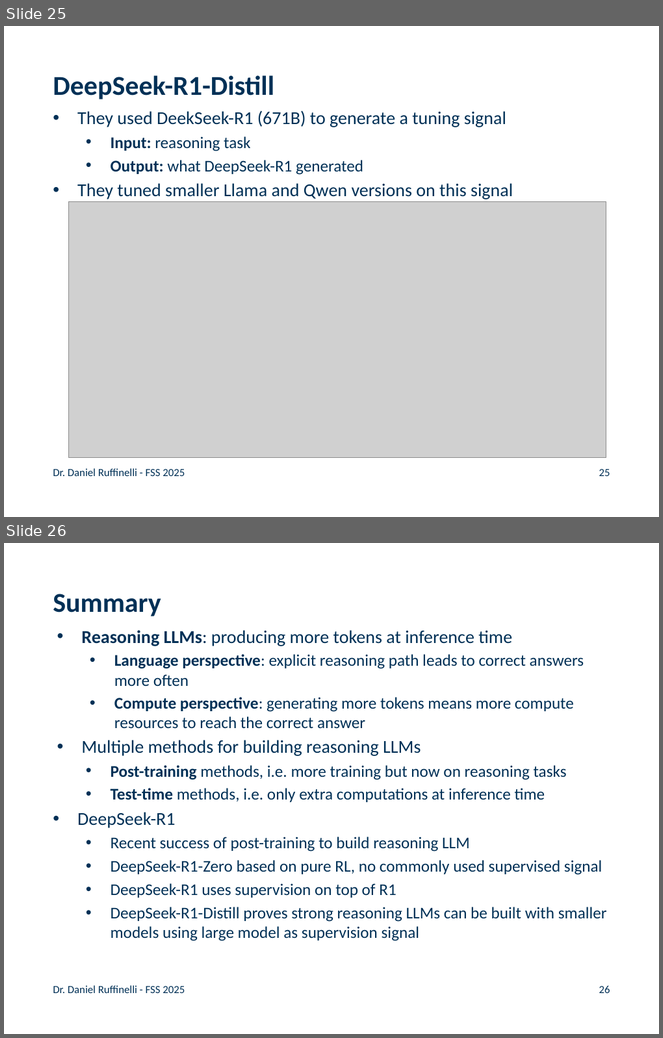
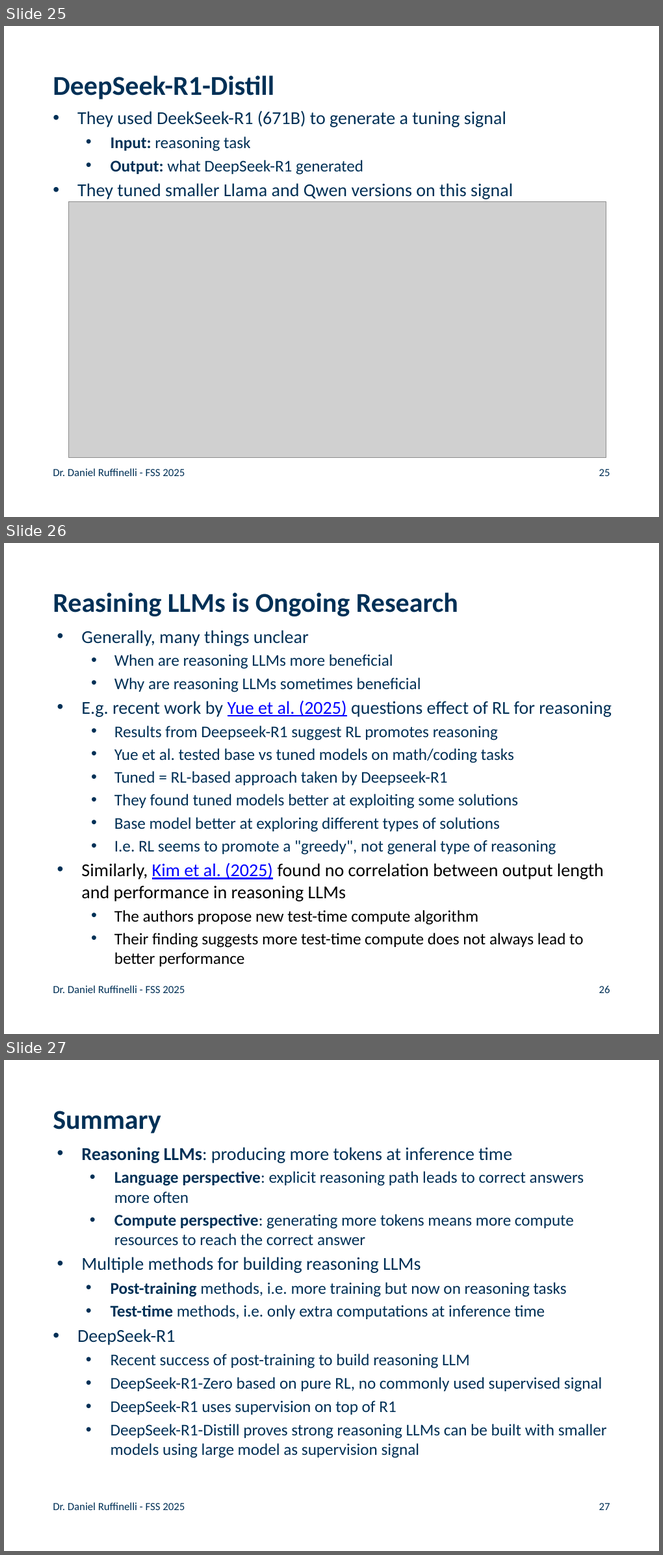
Before and after one commit to rufex2001/teaching_llms, a slide deck: lectures/11_reasoning_llms/11_reasoning_llms.pptx. Shown one above the other, each under a label of ours: slides 25 and 26 before the commit, slides 25, 26 and 27 after it. The pictures are 663x1038 and 663x1555 pixels, drawn with LibreOffice and Linux fonts; fonts in the diff are those of the drawing; grey boxes stand for pictures; background and template pictures are left out. Boxes give left, top, right and bottom in pixels: in the first picture for what was removed or moved away, otherwise in the second. Text is boxed around its words. In the diff, an @@ line names an element or a change of style, - is before the commit and + after.

Commit message:
updated reasoning llms lecture

```diff
--- a/lectures/11_reasoning_llms/11_reasoning_llms.pptx
+++ b/lectures/11_reasoning_llms/11_reasoning_llms.pptx
@@ slide 26 added at bbox=[4, 543, 659, 1034], background #FFFFFF @@
@@ title added at bbox=[53, 592, 458, 616], 30 pt, text #003056, bold @@
+Reasining LLMs is Ongoing Research
@@ text added at bbox=[81, 630, 612, 967], 18 pt, text #003056 @@
+• Generally, many things unclear
+  • When are reasoning LLMs more beneficial
+  • Why are reasoning LLMs sometimes beneficial
+• E.g. recent work by Yue et al. (2025) questions effect of RL for reasoning
+  • Results from Deepseek-R1 suggest RL promotes reasoning
+  • Yue et al. tested base vs tuned models on math/coding tasks
+  • Tuned = RL-based approach taken by Deepseek-R1
+  • They found tuned models better at exploiting some solutions
+  • Base model better at exploring different types of solutions
+  • I.e. RL seems to promote a "greedy", not general type of reasoning
+• Similarly, Kim et al. (2025) found no correlation between output length and performance in reasoning LLMs
+  • The authors propose new test-time compute algorithm
+  • Their finding suggests more test-time compute does not always lead to better performance
@@ text added at bbox=[53, 986, 185, 993], 12 pt, text #003056 @@
+Dr. Daniel Ruffinelli - FSS 2025
@@ page number added at bbox=[599, 986, 610, 993], 12 pt, text #003056 @@
+26
@@ what was slide 26 is now slide 27 @@
@@ page number at bbox=[599, 1503, 610, 1510]: text changed @@
-26
+27
```
Also in this commit, not shown: 1 other file.
